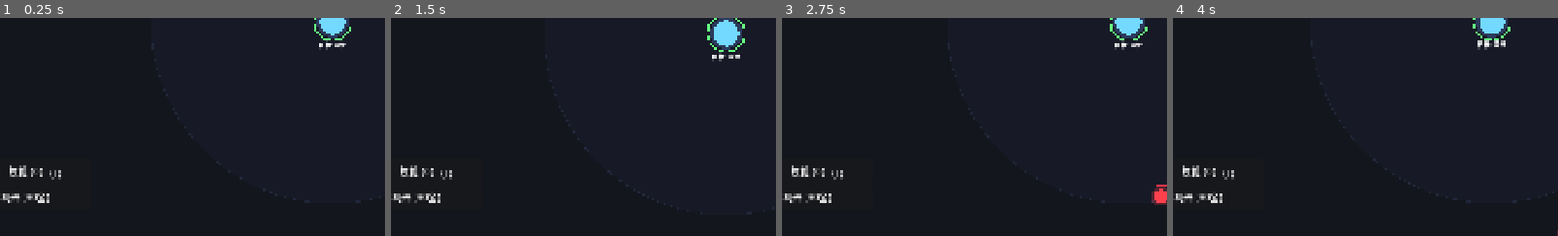
Above: before the commit, frames 1-4 (left to right).
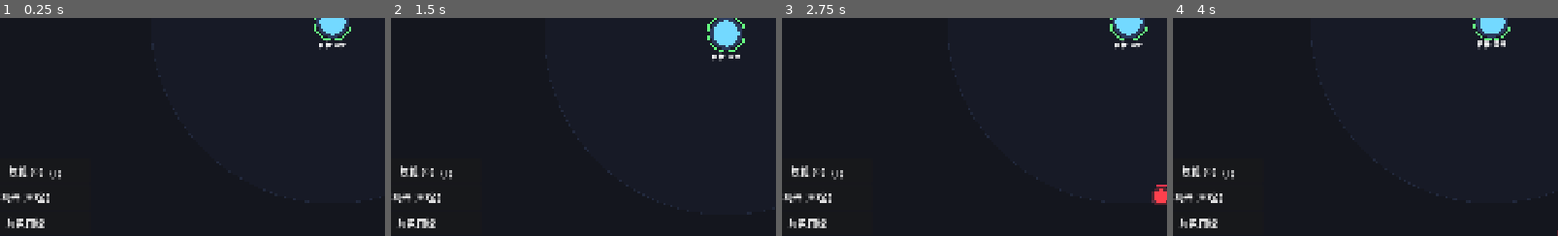
Above: after the commit, the same moments.

Repository: cbl315/roguelike-td
Game: Godot game, scene res://src/scenes/main.tscn
Same seed, same stepped clock (60 frames per second), same inputs: the game is played once before the commit and once after it.
Inputs (mouse positions are % of the whole screen's width and height, from its top left):
- Up to frame 1 (0.25 s): no input
- Up to frame 2 (1.5 s): tap Enter at 0.5 s; move the mouse to (72, 45) at 0.52 s; hold D 0.53-1.28 s; tap Tab at 0.6 s; click (72, 45) at 0.67 s; tap C at 0.8, 1.35 s; move the mouse to (29, 55) at 1.27 s; hold S from 1.28 s (still down); click (29, 55) at 1.42 s
- Up to frame 3 (2.75 s): tap Tab at 1.55, 2.1 s; move the mouse to (60, 28) at 2.02 s; release S at 2.03 s; hold D from 2.03 s (still down); click (60, 28) at 2.17 s; tap C at 2.3 s
- Up to frame 4 (4 s): move the mouse to (45, 70) at 2.77 s; release D at 2.78 s; hold W 2.78-3.53 s; tap C at 2.85, 3.8 s; click (45, 70) at 2.92 s; tap Tab at 3.05, 3.6 s; move the mouse to (80, 65) at 3.52 s; hold A from 3.53 s (still down); click (80, 65) at 3.67 s
The pictures show only the part of the screen within x 6-56%, y 49-99%; the shares and areas given below are measured in that part.

The runs differ from the first frame. In frame 1, 0.3% of the frame differs, in the area x 2-12%, y 92-97%; in frame 2, 0.3%; in frame 3, 0.3%; in frame 4, 0.3%.

Commit message:
Fix buttons: CanvasLayer layer=10, add CharButton (mobile-friendly)
Root cause of unclickable buttons: UILayer (CanvasLayer) was on default
layer 0 — same as the world canvas. Godot 4 mouse-picks Controls by
CanvasLayer order, so world-space nodes could intercept clicks meant for
HUD buttons. Set UILayer layer=10 → UI always picks first.

Character panel: added '角色面板' button to SideButtons (next to skill/
bond). Also accept Tab or C key. This makes it mobile-friendly (no need
for keyboard). Removed debug prints.

Diff:
--- a/client/src/scenes/hud/hud.gd
+++ b/client/src/scenes/hud/hud.gd
@@ -17,6 +17,7 @@
 @onready var _result_label: Label = $ResultLabel
 @onready var _skill_btn: Button = $SideButtons/SkillButton
 @onready var _bond_btn: Button = $SideButtons/BondButton
+@onready var _char_btn: Button = $SideButtons/CharButton
 @onready var _skill_count_label: Label = $SideButtons/SkillButton/SkillCount
 
 
@@ -24,23 +25,25 @@
 	_result_label.visible = false
 	_skill_btn.pressed.connect(_on_skill_btn)
 	_bond_btn.pressed.connect(_on_bond_btn)
+	_char_btn.pressed.connect(_on_char_btn)
 
 
 func _on_skill_btn() -> void:
-	print("[HUD] skill button pressed → emit skill_picker_requested")
 	skill_picker_requested.emit()
 
 
 func _on_bond_btn() -> void:
-	print("[HUD] bond button pressed → emit bond_picker_requested")
 	bond_picker_requested.emit()
 
 
-## #6: Tab/ESC 处理角色面板（process_mode=ALWAYS 保证暂停时也能响应）
+func _on_char_btn() -> void:
+	char_panel_toggled.emit()
+
+
+## 角色面板：Tab/C 键 或 ESC 关闭（也通过按钮触发，移动端友好）
 func _unhandled_input(event: InputEvent) -> void:
 	if event is InputEventKey and event.pressed:
-		if event.keycode == KEY_TAB:
-			print("[HUD] TAB pressed, panel open=%s" % is_char_panel_open())
+		if event.keycode == KEY_TAB or event.keycode == KEY_C:
 			char_panel_toggled.emit()
 			get_viewport().set_input_as_handled()
 		elif event.keycode == KEY_ESCAPE:
--- a/client/src/scenes/main.tscn
+++ b/client/src/scenes/main.tscn
@@ -50,6 +50,7 @@
 text = "目标:最近"
 
 [node name="UILayer" type="CanvasLayer" parent="."]
+layer = 10
 
 [node name="HUD" type="Control" parent="UILayer"]
 layout_mode = 3
@@ -119,6 +120,13 @@
 mouse_filter = 0
 text = "羁绊 (30金)"
 
+[node name="CharButton" type="Button" parent="UILayer/HUD/SideButtons"]
+custom_minimum_size = Vector2(280, 60)
+theme = SubResource("Theme_hud")
+focus_mode = 0
+mouse_filter = 0
+text = "角色面板"
+
 [node name="CoreHPBar" type="ProgressBar" parent="UILayer/HUD"]
 offset_left = 1500.0
 offset_top = 30.0
--- a/client/src/systems/game_manager.gd
+++ b/client/src/systems/game_manager.gd
@@ -125,7 +125,6 @@
 
 
 func open_skill_picker() -> void:
-	print("[GM] open_skill_picker called, banked=%d" % skill_upgrades_banked)
 	if skill_upgrades_banked <= 0:
 		return
 	get_tree().paused = true
@@ -134,7 +133,6 @@
 
 
 func open_bond_picker() -> void:
-	print("[GM] open_bond_picker called, gold=%.0f cost=%.0f" % [_build.gold, _build.bond_draw_cost()])
 	if _build.gold < _build.bond_draw_cost():
 		return
 	get_tree().paused = true
@@ -177,11 +175,9 @@
 ## #6: 由 HUD 的 Tab 键回调，切换角色面板 + 暂停
 func toggle_char_panel() -> void:
 	var open: bool = _hud.is_char_panel_open()
-	print("[GM] toggle_char_panel called, currently open=%s" % open)
 	if open:
 		_hud.close_character_panel()
 		get_tree().paused = false
 	else:
 		_hud.open_character_panel(_build, _pools)
 		get_tree().paused = true
-		print("[GM] char panel opened, paused=%s" % get_tree().paused)
